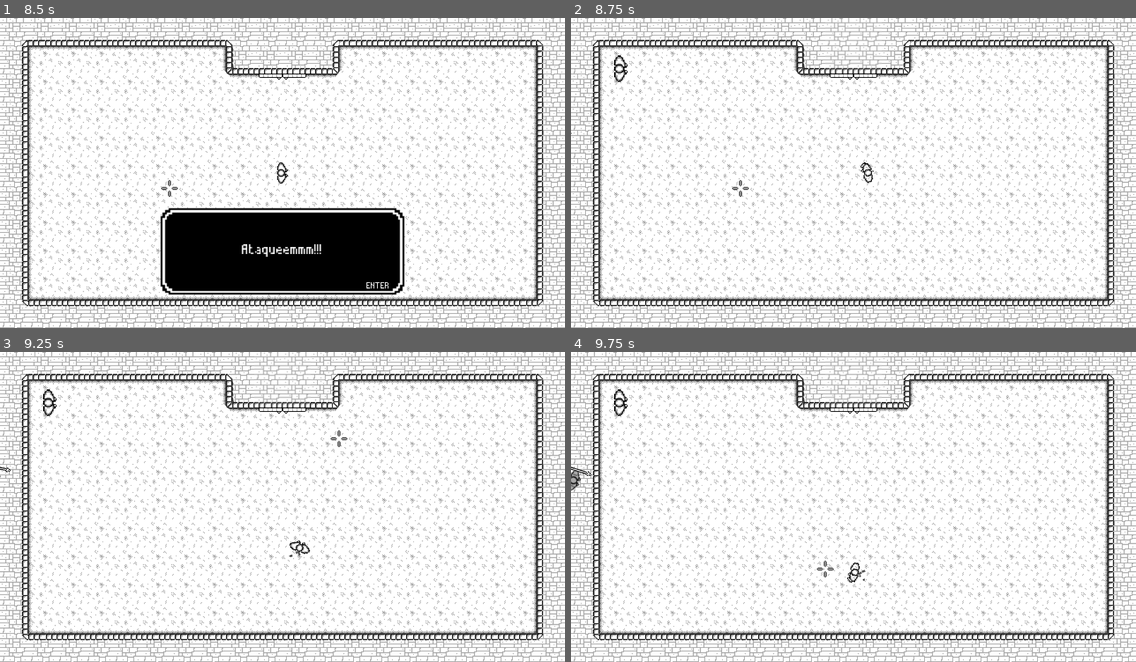
Above: before the commit, frames 1-4 (two rows, left to right).
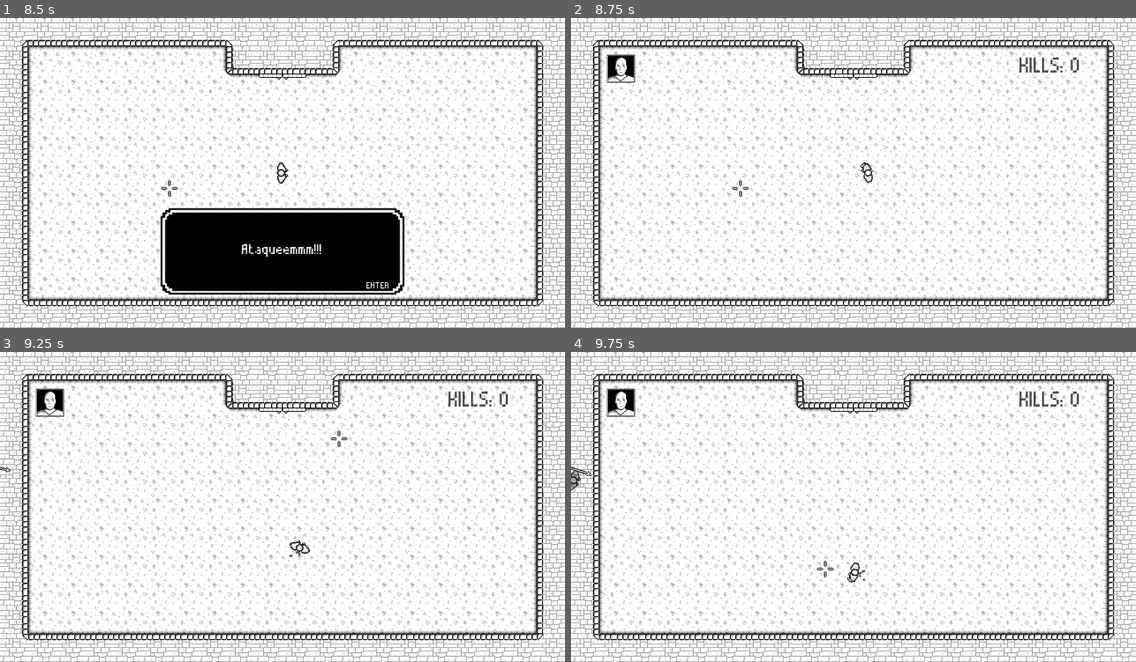
Above: after the commit, the same moments.

Repository: CarlMachado/DarknessFury
Game: Godot game, scene res://scenes/main_menu.tscn
Same seed, same stepped clock (60 frames per second), same inputs: the game is played once before the commit and once after it.
Inputs (mouse positions are in pixels of both pictures, inside the frame that each line leads up to):
- Up to frame 1 (8.5 s): click "Jogar" at 0.5 s; tap Enter (ui_accept) at 1.25, 2.1, 2.27, 2.57, 3.6, 3.77, 4.07, 4.25, 5.1, 5.27, 5.57, 5.75, 6.6, 6.77, 7.07, 7.25, 8.1, 8.27 s; move the mouse to (406, 157) at 1.27 s; hold D (ui_right) 1.28-2.03 s; hold Enter (ui_accept) 1.28-2.03 s; move the mouse to (169, 188) at 2.02 s; hold S (ui_down) 2.03-2.78 s; move the mouse to (339, 104) at 2.77 s; hold D (ui_right) 2.78-3.53 s; hold Enter (ui_accept) 2.78-3.53 s; move the mouse to (254, 235) at 3.52 s; hold W (ui_up) 3.53-4.28 s; move the mouse to (452, 219) at 4.27 s; hold Enter (ui_accept) 4.28-5.03 s; hold A (ui_left) 4.28-5.78 s; move the mouse to (113, 126) at 5.02 s; move the mouse to (310, 173) at 5.77 s; hold S (ui_down) 5.78-6.53 s; hold Enter (ui_accept) 5.78-6.53 s; move the mouse to (197, 95) at 6.52 s; hold D (ui_right) 6.53-7.28 s; move the mouse to (406, 157) at 7.27 s; hold W (ui_up) 7.28-8.03 s; hold Enter (ui_accept) 7.28-8.03 s; move the mouse to (169, 188) at 8.02 s; hold D (ui_right) from 8.03 s (still down)
- Up to frame 2 (8.75 s): keep holding D (ui_right); tap Enter (ui_accept) at 8.57 s
- Up to frame 3 (9.25 s): move the mouse to (339, 438) at 8.77 s; release D (ui_right) at 8.78 s; hold S (ui_down) from 8.78 s (still down); hold Enter (ui_accept) from 8.78 s (still down)
- Up to frame 4 (9.75 s): move the mouse to (825, 569) at 9.52 s; release S (ui_down) at 9.53 s; release Enter (ui_accept) at 9.53 s; hold A (ui_left) from 9.53 s (still down); tap Enter (ui_accept) at 9.6 s

Frame 1 is identical in both runs. In frame 2, 0.7% of the frame differs, in the area x 6-90%, y 0-21%; in frame 3, 0.7%; in frame 4, 0.7%.

Commit message:
add sounds, corrigido alguns bugs do boss

Diff:
--- /dev/null
+++ b/fonts/kills.tres
@@ -0,0 +1,7 @@
+[gd_resource type="DynamicFont" load_steps=2 format=2]
+
+[ext_resource path="res://fonts/pixelfont.ttf" type="DynamicFontData" id=1]
+
+[resource]
+size = 75
+font_data = ExtResource( 1 )
--- /dev/null
+++ b/fonts/main_menu_tutorial.tres
@@ -0,0 +1,7 @@
+[gd_resource type="DynamicFont" load_steps=2 format=2]
+
+[ext_resource path="res://fonts/pixelfont.ttf" type="DynamicFontData" id=1]
+
+[resource]
+size = 60
+font_data = ExtResource( 1 )
--- /dev/null
+++ b/fonts/press_start.tres
@@ -0,0 +1,7 @@
+[gd_resource type="DynamicFont" load_steps=2 format=2]
+
+[ext_resource path="res://fonts/pixelfont.ttf" type="DynamicFontData" id=1]
+
+[resource]
+size = 100
+font_data = ExtResource( 1 )
--- a/prefabs/life.tscn
+++ b/prefabs/life.tscn
@@ -1,10 +1,7 @@
-[gd_scene load_steps=6 format=2]
+[gd_scene load_steps=3 format=2]
 
 [ext_resource path="res://scripts/life.gd" type="Script" id=1]
-[ext_resource path="res://sprites/player/walk_0.png" type="Texture" id=2]
-[ext_resource path="res://sprites/player/raise_3.png" type="Texture" id=3]
-[ext_resource path="res://sprites/player/raise_1.png" type="Texture" id=4]
-[ext_resource path="res://sprites/player/raise_0.png" type="Texture" id=5]
+[ext_resource path="res://sprites/hero_face.png" type="Texture" id=2]
 
 [node name="life" type="Node2D" groups=[
 "life_HUD",
@@ -16,26 +13,19 @@
 }
 
 [node name="sprite_state1" type="Sprite" parent="."]
-scale = Vector2( 2.5, 2.5 )
 texture = ExtResource( 2 )
 
 [node name="sprite_state2" type="Sprite" parent="."]
 visible = false
 modulate = Color( 1, 1, 1, 0.686275 )
-position = Vector2( -32.4464, 2.08071 )
-scale = Vector2( 2.5, 2.5 )
-texture = ExtResource( 3 )
+texture = ExtResource( 2 )
 
 [node name="sprite_state3" type="Sprite" parent="."]
 visible = false
 modulate = Color( 1, 1, 1, 0.490196 )
-position = Vector2( -14.9061, 6.37891 )
-scale = Vector2( 2.5, 2.5 )
-texture = ExtResource( 4 )
+texture = ExtResource( 2 )
 
 [node name="sprite_state4" type="Sprite" parent="."]
 visible = false
 modulate = Color( 1, 1, 1, 0.294118 )
-position = Vector2( 30.1927, 7.54036 )
-scale = Vector2( 2.5, 2.5 )
-texture = ExtResource( 5 )
+texture = ExtResource( 2 )
--- a/prefabs/player.tscn
+++ b/prefabs/player.tscn
@@ -1,17 +1,19 @@
-[gd_scene load_steps=27 format=2]
+[gd_scene load_steps=29 format=2]
 
 [ext_resource path="res://scripts/player.gd" type="Script" id=1]
 [ext_resource path="res://sprites/player/walk_0.png" type="Texture" id=2]
-[ext_resource path="res://sprites/player/raise_2.png" type="Texture" id=3]
-[ext_resource path="res://sprites/player/raise_1.png" type="Texture" id=4]
-[ext_resource path="res://sprites/player/raise_0.png" type="Texture" id=5]
-[ext_resource path="res://sprites/player/walk_1.png" type="Texture" id=6]
-[ext_resource path="res://sprites/player/walk_2.png" type="Texture" id=7]
-[ext_resource path="res://sprites/player/walk_3.png" type="Texture" id=8]
+[ext_resource path="res://sprites/player/walk_1.png" type="Texture" id=3]
+[ext_resource path="res://sprites/player/walk_2.png" type="Texture" id=4]
+[ext_resource path="res://sprites/player/walk_3.png" type="Texture" id=5]
+[ext_resource path="res://sprites/player/raise_2.png" type="Texture" id=6]
+[ext_resource path="res://sprites/player/raise_1.png" type="Texture" id=7]
+[ext_resource path="res://sprites/player/raise_0.png" type="Texture" id=8]
 [ext_resource path="res://sprites/player/raise_3.png" type="Texture" id=9]
 [ext_resource path="res://sprites/weapon/spear_hand.png" type="Texture" id=10]
 [ext_resource path="res://scripts/hit.gd" type="Script" id=11]
 [ext_resource path="res://sounds/walking.wav" type="AudioStream" id=12]
+[ext_resource path="res://sounds/hit_hurt.wav" type="AudioStream" id=13]
+[ext_resource path="res://sounds/death_hurt.wav" type="AudioStream" id=14]
 
 [sub_resource type="SpriteFrames" id=1]
 animations = [ {
@@ -21,16 +23,16 @@
 "speed": 5.0
 }, {
 "frames": [ ExtResource( 2 ), ExtResource( 3 ), ExtResource( 4 ), ExtResource( 5 ) ],
+"loop": true,
+"name": "walk",
+"speed": 10.0
+}, {
+"frames": [ ExtResource( 2 ), ExtResource( 6 ), ExtResource( 7 ), ExtResource( 8 ) ],
 "loop": false,
 "name": "dead",
 "speed": 4.0
 }, {
-"frames": [ ExtResource( 2 ), ExtResource( 6 ), ExtResource( 7 ), ExtResource( 8 ) ],
-"loop": true,
-"name": "walk",
-"speed": 10.0
-}, {
-"frames": [ ExtResource( 5 ), ExtResource( 4 ), ExtResource( 3 ), ExtResource( 9 ), ExtResource( 2 ) ],
+"frames": [ ExtResource( 8 ), ExtResource( 7 ), ExtResource( 6 ), ExtResource( 9 ), ExtResource( 2 ) ],
 "loop": true,
 "name": "rise",
 "speed": 2.0
@@ -60,7 +62,7 @@
 spread = 100.0
 gravity = Vector3( -80, -9.8, 0 )
 initial_velocity = 13.0
-angular_velocity = 2.76614e+029
+angular_velocity = 2.76614e+29
 orbit_velocity = 0.0
 orbit_velocity_random = 0.0
 scale = 1.5
@@ -103,7 +105,7 @@
 spread = 80.0
 gravity = Vector3( 0, 0, 0 )
 initial_velocity = 30.0
-angular_velocity = -3.86977e+036
+angular_velocity = -3.86977e+36
 orbit_velocity = 0.0
 orbit_velocity_random = 0.0
 scale = 1.2
@@ -167,4 +169,12 @@
 [node name="walking" type="AudioStreamPlayer" parent="."]
 stream = ExtResource( 12 )
 volume_db = -15.0
+
+[node name="hurt" type="AudioStreamPlayer" parent="."]
+stream = ExtResource( 13 )
+volume_db = -15.0
+
+[node name="death" type="AudioStreamPlayer" parent="."]
+stream = ExtResource( 14 )
+volume_db = -15.0
 [connection signal="timeout" from="reload" to="." method="_on_reload_timeout"]
--- a/scenes/levels/arena.tscn
+++ b/scenes/levels/arena.tscn
@@ -18,7 +18,8 @@
 [ext_resource path="res://prefabs/skill_bar.tscn" type="PackedScene" id=16]
 [ext_resource path="res://sprites/weapon/spear_hand.png" type="Texture" id=17]
 [ext_resource path="res://sprites/weapon/spear_floor.png" type="Texture" id=18]
-[ext_resource path="res://fonts/pixelfont.ttf" type="DynamicFontData" id=19]
+[ext_resource path="res://fonts/kills.tres" type="DynamicFont" id=19]
+[ext_resource path="res://fonts/press_start.tres" type="DynamicFont" id=20]
 
 [sub_resource type="RectangleShape2D" id=1]
 extents = Vector2( 63.5568, 0.860004 )
@@ -67,13 +68,6 @@
 func on_unload():
 	$spear_hide.hide()
 	$spear_floor.hide()"
-
-[sub_resource type="DynamicFont" id=7]
-size = 75
-
-[sub_resource type="DynamicFont" id=8]
-size = 100
-font_data = ExtResource( 19 )
 
 [sub_resource type="Animation" id=9]
 resource_name = "restart"
@@ -117,7 +111,7 @@
 tile_data = PoolIntArray( 0, 36, 0, 1, 35, 0, 2, 35, 0, 3, 35, 0, 4, 35, 0, 5, 35, 0, 6, 35, 0, 7, 35, 0, 8, 0, 0, 9, 2 …(3087 unchanged characters)…
 
 [node name="anim_boss" type="Node2D" parent="."]
-editor/display_folded = true
+z_index = 991
 
 [node name="doors" type="Node2D" parent="anim_boss"]
 editor/display_folded = true
@@ -147,28 +141,32 @@
 centered = false
 
 [node name="boss" parent="anim_boss" instance=ExtResource( 8 )]
-position = Vector2( 320, -32 )
+position = Vector2( 319.77, -16.8633 )
 rotation = 1.57079
 
 [node name="arena_entrance" type="Node2D" parent="anim_boss"]
 editor/display_folded = true
 
 [node name="block_floor" type="Sprite" parent="anim_boss/arena_entrance"]
+visible = false
 position = Vector2( 288, 0 )
 texture = ExtResource( 9 )
 centered = false
 
 [node name="block_floor2" type="Sprite" parent="anim_boss/arena_entrance"]
+visible = false
 position = Vector2( 320, 0 )
 texture = ExtResource( 9 )
 centered = false
 
 [node name="castle" type="Sprite" parent="anim_boss/arena_entrance"]
+visible = false
 position = Vector2( 288, 32 )
 texture = ExtResource( 10 )
 centered = false
 
 [node name="castle2" type="Sprite" parent="anim_boss/arena_entrance"]
+visible = false
 position = Vector2( 320, 32 )
 texture = ExtResource( 10 )
 centered = false
@@ -177,6 +175,7 @@
 
 [node name="player" parent="." instance=ExtResource( 12 )]
 position = Vector2( 320, 176 )
+z_index = 990
 
 [node name="enemy_spawns" type="Node" parent="."]
 editor/display_folded = true
@@ -233,13 +232,13 @@
 shape = SubResource( 5 )
 
 [node name="HUD" type="CanvasLayer" parent="."]
-editor/display_folded = true
 script = SubResource( 6 )
 
 [node name="life" parent="HUD" instance=ExtResource( 15 )]
 position = Vector2( 113.1, 115.392 )
 
 [node name="skill_bar" parent="HUD" instance=ExtResource( 16 )]
+visible = false
 position = Vector2( 635.372, 504.687 )
 scale = Vector2( 2, 2 )
 z_index = 1001
@@ -247,7 +246,7 @@
 [node name="spear_hide" type="Sprite" parent="HUD"]
 visible = false
 modulate = Color( 1, 1, 1, 0.882353 )
-position = Vector2( 84.2025, 121.7 )
+position = Vector2( 158.186, 115.392 )
 rotation = -1.5708
 scale = Vector2( 2.5, 2 )
 texture = ExtResource( 17 )
@@ -272,8 +271,8 @@
 margin_top = 72.3789
 margin_right = 1153.88
 margin_bottom = 324.379
-custom_fonts/font = SubResource( 7 )
-custom_colors/font_color = Color( 0.0606318, 0.0585002, 0.0585002, 0.882353 )
+custom_fonts/font = ExtResource( 19 )
+custom_colors/font_color = Color( 0.113725, 0.113725, 0.113725, 0.882353 )
 text = "KILLS:
 
 "
@@ -288,7 +287,7 @@
 margin_top = 268.019
 margin_right = 976.926
 margin_bottom = 350.019
-custom_fonts/font = SubResource( 8 )
+custom_fonts/font = ExtResource( 20 )
 text = "PRESS ENTER TO RESTART
 "
 uppercase = true
--- a/scenes/main_menu.tscn
+++ b/scenes/main_menu.tscn
@@ -9,7 +9,7 @@
 [ext_resource path="res://fonts/button_menu_normal.tres" type="StyleBox" id=7]
 [ext_resource path="res://fonts/pixel_font.tres" type="DynamicFont" id=8]
 [ext_resource path="res://sprites/main_menu/tutorial.png" type="Texture" id=9]
-[ext_resource path="res://fonts/pixelfont.ttf" type="DynamicFontData" id=10]
+[ext_resource path="res://fonts/main_menu_tutorial.tres" type="DynamicFont" id=10]
 
 [sub_resource type="StyleBoxEmpty" id=1]
 
@@ -28,10 +28,6 @@
 [sub_resource type="StyleBoxEmpty" id=8]
 
 [sub_resource type="StyleBoxEmpty" id=9]
-
-[sub_resource type="DynamicFont" id=10]
-size = 60
-font_data = ExtResource( 10 )
 
 [node name="main_menu" type="Control" groups=[
 "Menu",
@@ -137,7 +133,7 @@
 margin_top = 121.301
 margin_right = 1007.58
 margin_bottom = 171.301
-custom_fonts/font = SubResource( 10 )
+custom_fonts/font = ExtResource( 10 )
 text = "Use as teclas W A S D para movimentar-se."
 
 [node name="mouse" type="Label" parent="menu_content/tutorial_content"]
@@ -145,7 +141,7 @@
 margin_top = 284.59
 margin_right = 1353.98
 margin_bottom = 334.59
-custom_fonts/font = SubResource( 10 )
+custom_fonts/font = ExtResource( 10 )
 text = "Use M2 para atirar."
 
 [node name="space" type="Label" parent="menu_content/tutorial_content"]
@@ -153,17 +149,17 @@
 margin_top = 497.607
 margin_right = 947.865
 margin_bottom = 653.607
-custom_fonts/font = SubResource( 10 )
+custom_fonts/font = ExtResource( 10 )
 text = "Use a tecla espaço para acertar o tiro
 quando a skillbar estiver no meio.
 "
 
 [node name="esc" type="Label" parent="menu_content/tutorial_content"]
-margin_left = 1200.49
-margin_top = -1.24304
-margin_right = 1874.49
-margin_bottom = 154.757
-custom_fonts/font = SubResource( 10 )
+margin_left = 1210.01
+margin_top = 2.83809
+margin_right = 1884.01
+margin_bottom = 158.838
+custom_fonts/font = ExtResource( 10 )
 text = "ESC
 "
 
--- a/scripts/arena.gd
+++ b/scripts/arena.gd
@@ -13,6 +13,10 @@
 	if boss:
 		frames += 1
 		if stage == 0:
+			$anim_boss/arena_entrance/block_floor.show()
+			$anim_boss/arena_entrance/block_floor2.show()
+			$anim_boss/arena_entrance/castle.show()
+			$anim_boss/arena_entrance/castle2.show()
 			$anim_boss/doors/left_door_midle.show()
 			$anim_boss/doors/right_door_midle.show()
 			if frames > 60:
@@ -28,8 +32,8 @@
 
 		if stage == 2:
 			$anim_boss/boss/anim_sprite.play("walk")
-			$anim_boss/boss.global_position.y += 1
-			if frames > 150:
+			$anim_boss/boss.translate(Vector2(0, 1))
+			if frames > 130:
 				$anim_boss/boss/anim_sprite.play("idle")
 				frames = 0
 				stage += 1
@@ -44,6 +48,10 @@
 		if stage == 4:
 			$anim_boss/doors/left_door_midle.hide()
 			$anim_boss/doors/right_door_midle.hide()
+			$anim_boss/arena_entrance/block_floor.hide()
+			$anim_boss/arena_entrance/block_floor2.hide()
+			$anim_boss/arena_entrance/castle.hide()
+			$anim_boss/arena_entrance/castle2.hide()
 			if frames > 60:
 				frames = 0
 				stage += 1
--- a/scripts/boss.gd
+++ b/scripts/boss.gd
@@ -32,12 +32,11 @@
 			else:
 				correct = 0.175
 			var spear_attack = PRE_SPEAR.instance()
-			spear_attack.global_position = $spear.global_position
+			spear_attack.global_position = $spear.global_position / 2
 			spear_attack.rotation = global_rotation
 			spear_attack.dir = Vector2(cos(rotation + correct), sin(rotation + correct))
 			spear_attack.target = body_
 			spear_attack.type = "enemy_attack"
-			spear_attack.scale = spear_attack.scale * 2
 			get_parent().add_child(spear_attack)
 			$spear.hide()
 			loaded = false
--- a/scripts/player.gd
+++ b/scripts/player.gd
@@ -34,6 +34,7 @@
 		boss()
 
 func boss():
+	get_tree().call_group("skill_bar", "destroy")
 	get_tree().call_group("arena", "init_boss")
 	$anim_sprite.play("idle")
 	$particles_floor.emitting = false
@@ -68,7 +69,7 @@
 		$anim_sprite.play("walk")
 		$particles_floor.emitting = true
 		if not $walking.playing:
-			$walking.play(18.0)
+			$walking.play(0)
 
 	if Input.is_action_just_pressed("ui_attack"):# and atk_status == ATTACK:
 		init_shoot_spear()
@@ -176,11 +177,13 @@
 	GAME.reload(loaded, has_spear)
 
 func on_area_hitted():
+	$hurt.play()
 	life_state += 1
 	get_tree().call_group("life_HUD", "change_state", life_state)
 	$particles_hit.emitting = true
 
 func on_area_destroid():
+	$death.play()
 	status = DEAD
 
 func skill_action(action):
Not shown: 1 places in scenes/levels/arena.tscn that only renumber resources
Not shown: 1 places in scenes/main_menu.tscn that only renumber resources
Not shown, added: sounds/raw/walking.wav
Not shown, changed: sounds/walking.wav
